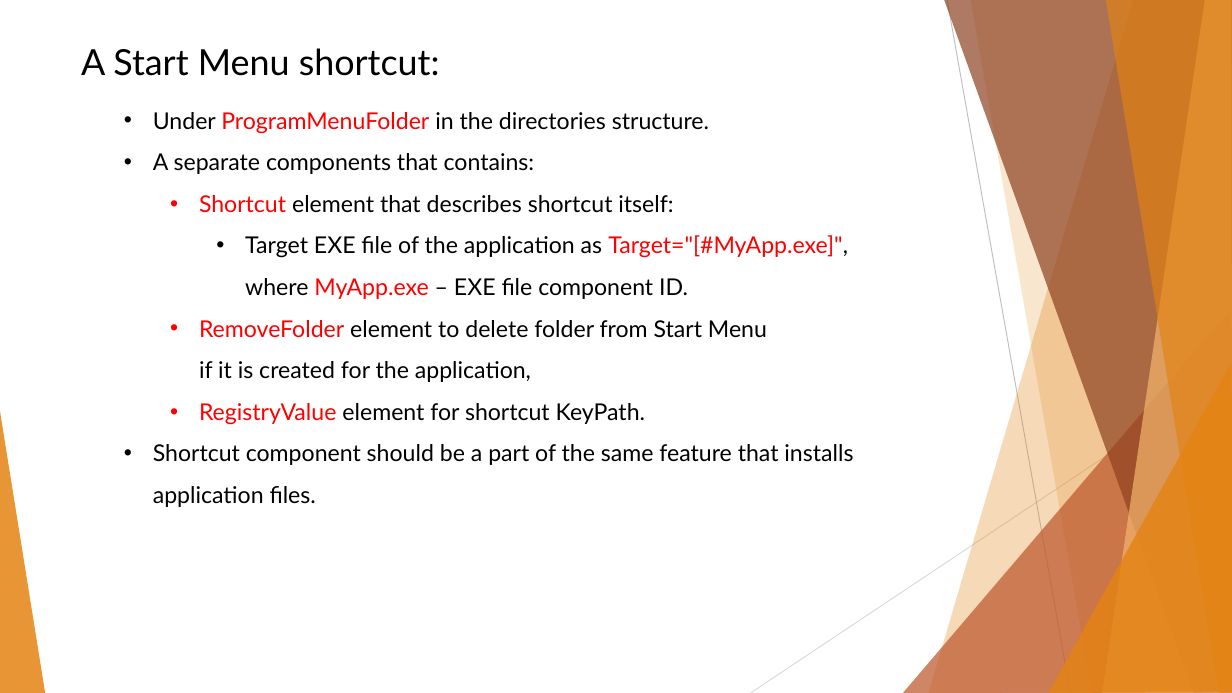
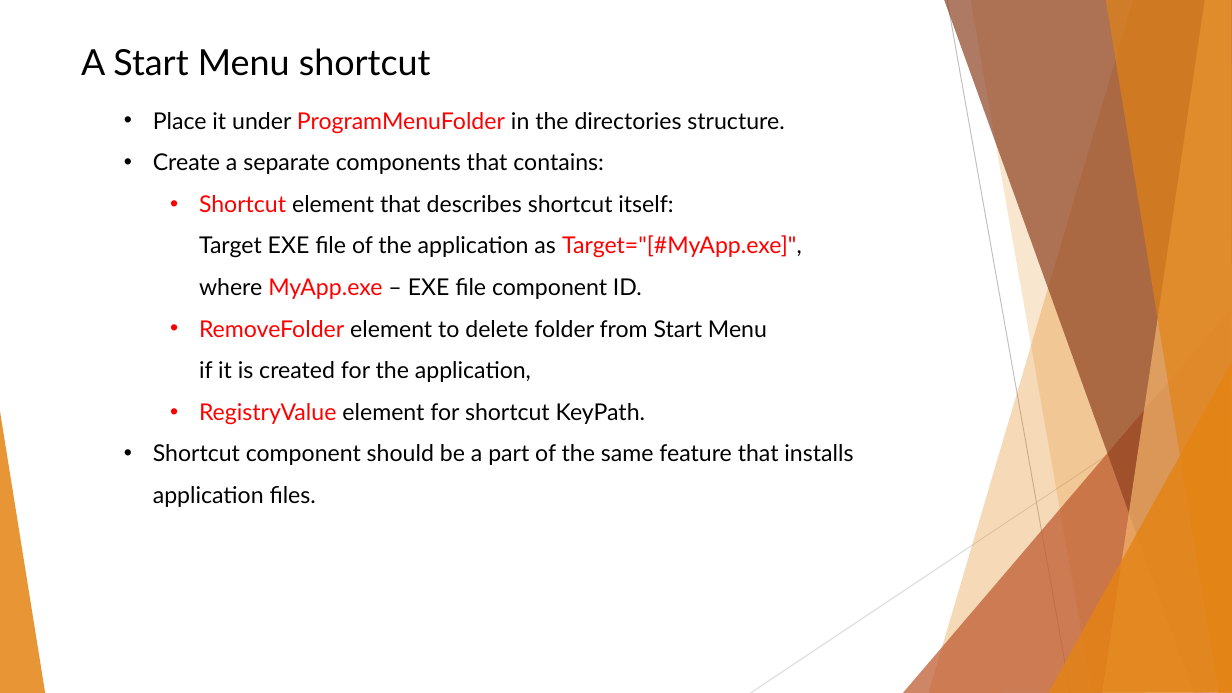
Before and after one commit to BinaryStudioAcademy/WixGettingStartedCourse, a slide deck: slide 7 of Part 2/WiX Part 2.pptx (slide 5 before the commit). Drawn at 1232x693 pixels with LibreOffice and Linux fonts; fonts in the diff are those of the drawing. Boxes give left, top, right and bottom in pixels: in the first picture for what was removed or moved away, otherwise in the second. Text is boxed around its words. In the diff, an @@ line names an element or a change of style, - is before the commit and + after.

```diff
--- a/Part 2/WiX Part 2.pptx
+++ b/Part 2/WiX Part 2.pptx
@@ text at box(81, 48, 431, 76): text changed @@
-A Start Menu shortcut:
+A Start Menu shortcut
@@ text at box(153, 112, 802, 299): text changed @@
-• Under ProgramMenuFolder in the directories structure.
-• A separate components that contains:
-  • Shortcut element that describes shortcut itself:
-    • Target EXE file of the application as Target="[#MyApp.exe]",
-      where MyApp.exe – EXE file component ID.
+• Place it under ProgramMenuFolder in the directories structure.
+• Create a separate components that contains:
+  • Shortcut element that describes shortcut itself:
+    Target EXE file of the application as Target="[#MyApp.exe]",
+    where MyApp.exe – EXE file component ID.
```
Also in this commit, not shown: 2 other slides changed, 4 slides added, 3 other files.
